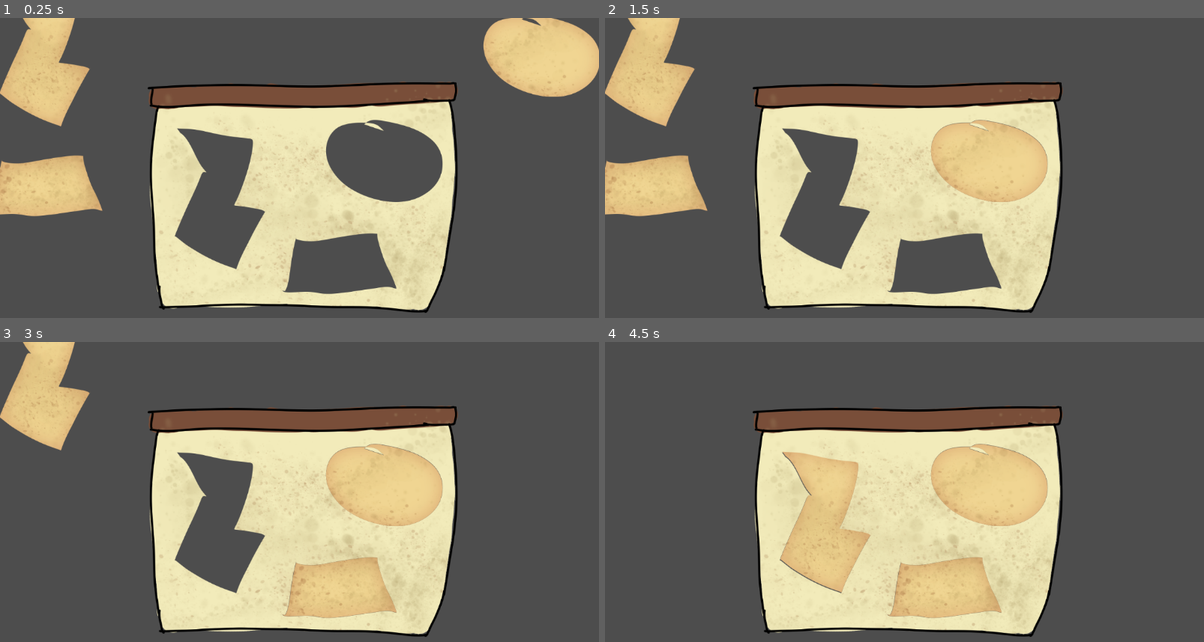
Above: before the commit, frames 1-4 (two rows, left to right).
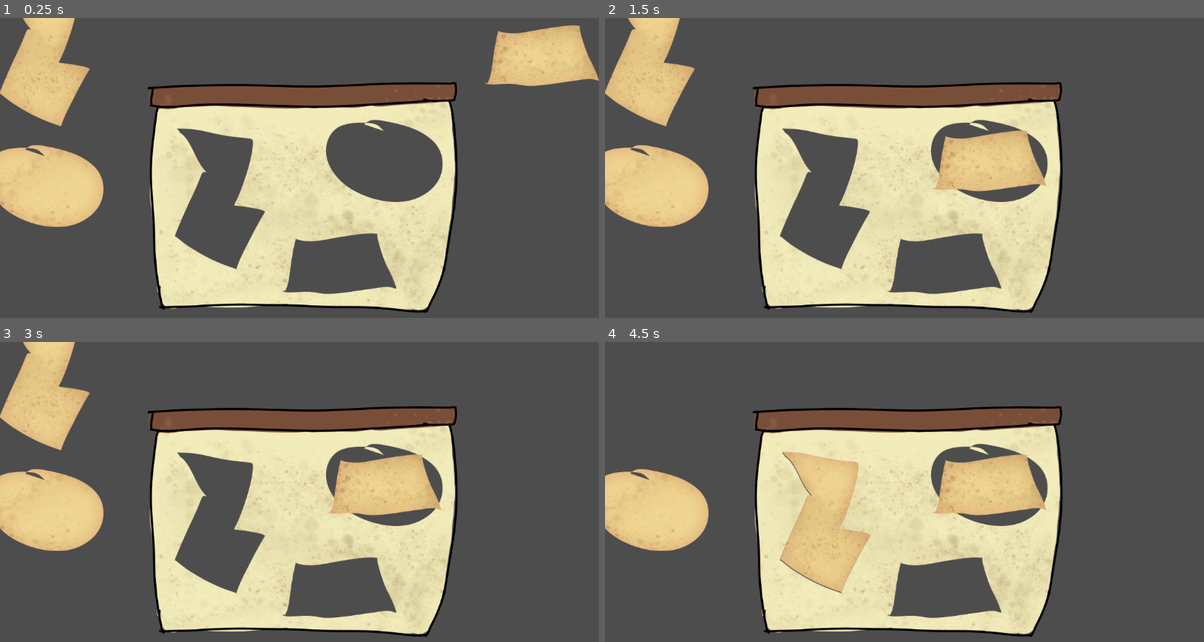
Above: after the commit, the same moments.

Repository: ZergioPC/Mecanicas-Godot
Game: Godot game, scene res://Puzzle/puzzle.tscn
Same seed, same stepped clock (60 frames per second), same inputs: the game is played once before the commit and once after it. Before the commit the project starts from res://BalancePuzzle/balance_puzzle.tscn.
Inputs (mouse positions are in pixels of both pictures, inside the frame that each line leads up to):
- Up to frame 1 (0.25 s): no input
- Up to frame 2 (1.5 s): tap Enter at 0.5 s; move the mouse to (1144, 57) at 0.52 s; press the mouse at (1144, 57) at 0.53 s; tap Space at 1.25 s; move the mouse to (988, 162) at 1.27 s; release the mouse at (988, 162) at 1.28 s; click (988, 162) at 1.35 s
- Up to frame 3 (3 s): tap Enter at 2 s; move the mouse to (47, 510) at 2.02 s; press the mouse at (47, 510) at 2.03 s; tap Space at 2.75 s; move the mouse to (341, 588) at 2.77 s; release the mouse at (341, 588) at 2.78 s; click (341, 588) at 2.85 s
- Up to frame 4 (4.5 s): tap Enter at 3.5 s; move the mouse to (652, 381) at 3.52 s; press the mouse at (652, 381) at 3.53 s; tap Space at 4.25 s; move the mouse to (826, 522) at 4.27 s; release the mouse at (826, 522) at 4.28 s; click (826, 522) at 4.35 s

The runs differ from the first frame. In frame 1, 3.2% of the frame differs, in the area x 0-100%, y 0-70%; in frame 2, 3.2%; in frame 3, 8.5%, in the area x 0-74%, y 33-93%; in frame 4, 8.5%.

Commit message:
Rename al puzzle y ajustes de logica

Diff:
--- a/BalancePuzzle/balance_puzzle.tscn
+++ /dev/null
@@ -1,50 +0,0 @@
-[gd_scene load_steps=7 format=3 uid="uid://ce24f4kghe4p0"]
-
-[ext_resource type="Script" path="res://BalancePuzzle/balance_puzzle.gd" id="1_2ghq6"]
-[ext_resource type="Texture2D" uid="uid://dto6hwqqv3maa" path="res://BalancePuzzle/borard.png" id="1_jinit"]
-[ext_resource type="Texture2D" uid="uid://bg6unmtptqeyr" path="res://BalancePuzzle/pieze_1.png" id="2_qefef"]
-[ext_resource type="Texture2D" uid="uid://r12dm0ud2735" path="res://BalancePuzzle/pieze_2.png" id="3_oiaq7"]
-[ext_resource type="Texture2D" uid="uid://cfatnmxw4obgk" path="res://BalancePuzzle/pieze_3.png" id="4_2haej"]
-[ext_resource type="PackedScene" uid="uid://d3gsgi0i44bbr" path="res://BalancePuzzle/balance_puzzle_item.tscn" id="5_cc7n6"]
-
-[node name="BalancePuzzle" type="Node2D" node_paths=PackedStringArray("markers")]
-script = ExtResource("1_2ghq6")
-markers = [NodePath("Node2D/P1"), NodePath("Node2D/P2"), NodePath("Node2D/P3")]
-
-[node name="Camera2D" type="Camera2D" parent="."]
-
-[node name="Borard" type="Sprite2D" parent="."]
-position = Vector2(0, 20)
-scale = Vector2(0.78636, 0.78636)
-texture = ExtResource("1_jinit")
-
-[node name="PIEZAS" type="Node2D" parent="."]
-
-[node name="Pieza1" parent="PIEZAS" instance=ExtResource("5_cc7n6")]
-position = Vector2(163, -48)
-piece_sprite = ExtResource("2_qefef")
-piece_scale = 0.786
-hitbox_radio = 3
-
-[node name="Pieza2" parent="PIEZAS" instance=ExtResource("5_cc7n6")]
-position = Vector2(77, 150)
-piece_sprite = ExtResource("3_oiaq7")
-piece_scale = 0.786
-hitbox_radio = 3
-
-[node name="Pieza3" parent="PIEZAS" instance=ExtResource("5_cc7n6")]
-position = Vector2(-151, 23)
-piece_sprite = ExtResource("4_2haej")
-piece_scale = 0.786
-hitbox_radio = 3
-
-[node name="Node2D" type="Node2D" parent="."]
-
-[node name="P1" type="Marker2D" parent="Node2D"]
-position = Vector2(-489, -251)
-
-[node name="P2" type="Marker2D" parent="Node2D"]
-position = Vector2(-489, 0)
-
-[node name="P3" type="Marker2D" parent="Node2D"]
-position = Vector2(466, -251)
--- /dev/null
+++ b/Puzzle/puzzle.tscn
@@ -0,0 +1,50 @@
+[gd_scene load_steps=7 format=3 uid="uid://ce24f4kghe4p0"]
+
+[ext_resource type="Script" path="res://Puzzle/puzzle.gd" id="1_cpolr"]
+[ext_resource type="Texture2D" uid="uid://dto6hwqqv3maa" path="res://Puzzle/borard.png" id="2_vs8f1"]
+[ext_resource type="PackedScene" uid="uid://d3gsgi0i44bbr" path="res://Puzzle/puzzle_item.tscn" id="3_6081p"]
+[ext_resource type="Texture2D" uid="uid://bg6unmtptqeyr" path="res://Puzzle/pieze_1.png" id="4_ixkfh"]
+[ext_resource type="Texture2D" uid="uid://r12dm0ud2735" path="res://Puzzle/pieze_2.png" id="5_pyp53"]
+[ext_resource type="Texture2D" uid="uid://cfatnmxw4obgk" path="res://Puzzle/pieze_3.png" id="6_ep7sf"]
+
+[node name="BalancePuzzle" type="Node2D" node_paths=PackedStringArray("markers")]
+script = ExtResource("1_cpolr")
+markers = [NodePath("Node2D/P1"), NodePath("Node2D/P2"), NodePath("Node2D/P3")]
+
+[node name="Camera2D" type="Camera2D" parent="."]
+
+[node name="Borard" type="Sprite2D" parent="."]
+position = Vector2(0, 20)
+scale = Vector2(0.78636, 0.78636)
+texture = ExtResource("2_vs8f1")
+
+[node name="PIEZAS" type="Node2D" parent="."]
+
+[node name="Pieza1" parent="PIEZAS" instance=ExtResource("3_6081p")]
+position = Vector2(163, -48)
+piece_sprite = ExtResource("4_ixkfh")
+piece_scale = 0.786
+hitbox_radio = 3
+
+[node name="Pieza2" parent="PIEZAS" instance=ExtResource("3_6081p")]
+position = Vector2(77, 150)
+piece_sprite = ExtResource("5_pyp53")
+piece_scale = 0.786
+hitbox_radio = 3
+
+[node name="Pieza3" parent="PIEZAS" instance=ExtResource("3_6081p")]
+position = Vector2(-151, 23)
+piece_sprite = ExtResource("6_ep7sf")
+piece_scale = 0.786
+hitbox_radio = 3
+
+[node name="Node2D" type="Node2D" parent="."]
+
+[node name="P1" type="Marker2D" parent="Node2D"]
+position = Vector2(-489, -251)
+
+[node name="P2" type="Marker2D" parent="Node2D"]
+position = Vector2(-489, 0)
+
+[node name="P3" type="Marker2D" parent="Node2D"]
+position = Vector2(466, -251)
--- a/BalancePuzzle/balance_puzzle_item.gd
+++ b/Puzzle/puzzle_item.gd
@@ -11,6 +11,7 @@
 
 var is_hovered : bool = false
 var is_correct : bool = false
+var is_complete : bool = false
 var is_moving : bool = false
 var can_move : bool = true
 
@@ -39,6 +40,7 @@
 		sprite.position = Vector2.ZERO
 		balance_puzle_correct.emit()
 		can_move = false
+		is_complete = true
 
 # SIGNALS
 
@@ -53,4 +55,5 @@
 	is_correct = true
 
 func _on_pieze_hole_box_mouse_exited() -> void:
-	is_correct = false
+	if !is_complete :
+		is_correct = false
--- a/BalancePuzzle/balance_puzzle_item.tscn
+++ b/Puzzle/puzzle_item.tscn
@@ -1,6 +1,6 @@
 [gd_scene load_steps=4 format=3 uid="uid://d3gsgi0i44bbr"]
 
-[ext_resource type="Script" path="res://BalancePuzzle/balance_puzzle_item.gd" id="1_51twf"]
+[ext_resource type="Script" path="res://Puzzle/puzzle_item.gd" id="1_51twf"]
 
 [sub_resource type="CircleShape2D" id="CircleShape2D_y74wb"]
 
--- a/project.godot
+++ b/project.godot
@@ -11,7 +11,7 @@
 [application]
 
 config/name="Mechanics_Testing"
-run/main_scene="res://BalancePuzzle/balance_puzzle.tscn"
+run/main_scene="res://Puzzle/puzzle.tscn"
 config/features=PackedStringArray("4.3", "Forward Plus")
 config/icon="res://icon.svg"
 
Renamed: BalancePuzzle/borard.png -> Puzzle/borard.png
Not shown, changed: Puzzle/borard.png.import
Renamed: BalancePuzzle/pieze_1.png -> Puzzle/pieze_1.png
Not shown, changed: Puzzle/pieze_1.png.import
Renamed: BalancePuzzle/pieze_2.png -> Puzzle/pieze_2.png
Not shown, changed: Puzzle/pieze_2.png.import
Renamed: BalancePuzzle/pieze_3.png -> Puzzle/pieze_3.png
Not shown, changed: Puzzle/pieze_3.png.import
Renamed: BalancePuzzle/balance_puzzle.gd -> Puzzle/puzzle.gd
